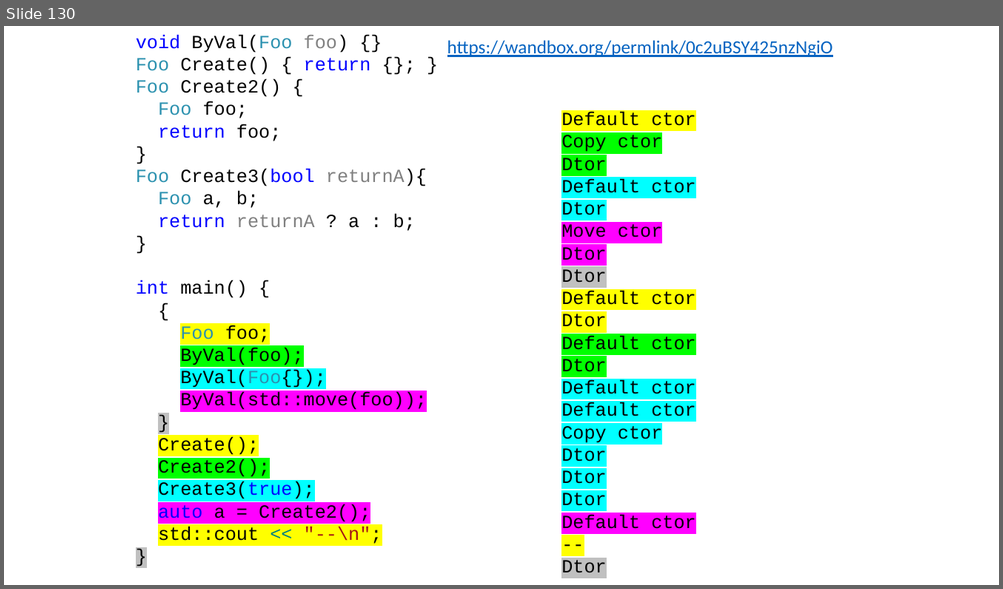
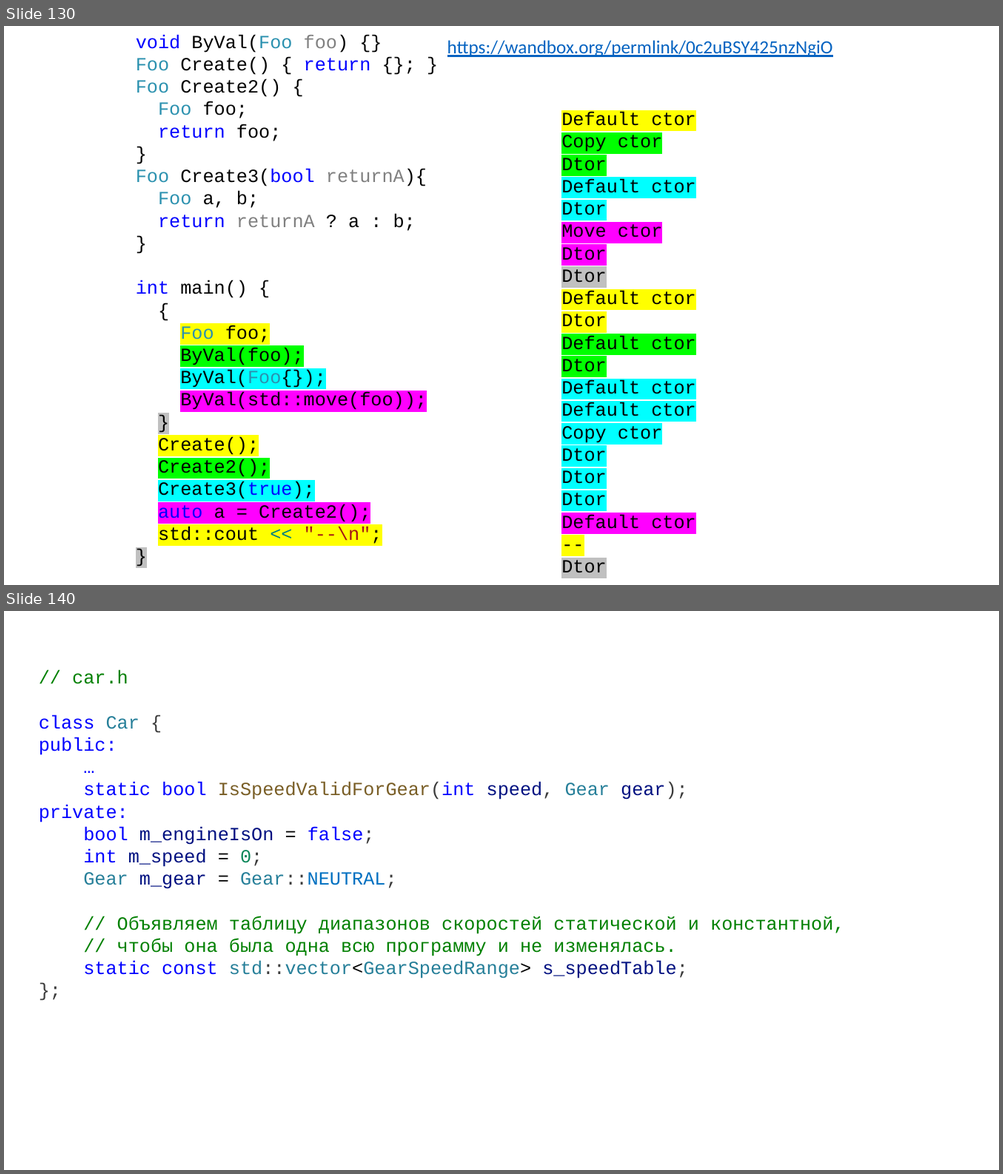
Before and after one commit to alexey-malov/oop, a slide deck: lectures/02/Основы ООП.pptx. Shown one above the other, each under a label of ours: slide 130 before the commit, slides 130 and 140 after it; the slides between them are not shown. The pictures are 1003x589 and 1003x1174 pixels, drawn with LibreOffice and Linux fonts; fonts in the diff are those of the drawing. Boxes give left, top, right and bottom in pixels: in the first picture for what was removed or moved away, otherwise in the second. Text is boxed around its words. In the diff, an @@ line names an element or a change of style, - is before the commit and + after.

```diff
--- a/lectures/02/Основы ООП.pptx
+++ b/lectures/02/Основы ООП.pptx
@@ slide 140 added at (4,611,999,1170), background #FFFFFF @@
@@ text added at (39,670,844,979), 18 pt, text #008000 @@
+// car.h
+class Car {
+public:
+…
+static bool IsSpeedValidForGear(int speed, Gear gear);
+private:
+bool m_engineIsOn = false;
+int m_speed = 0;
+Gear m_gear = Gear::NEUTRAL;
+// Объявляем таблицу диапазонов скоростей статической и константной,
+// чтобы она была одна всю программу и не изменялась.
+static const std::vector<GearSpeedRange> s_speedTable;
+};
```
Also in this commit, not shown: 7 slides changed, 10 other slides added, 5 slides removed.
